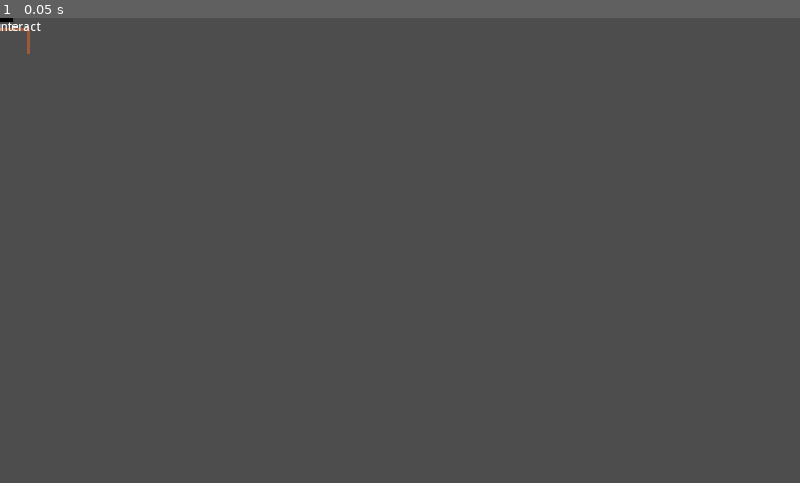
Above: before the commit, frame 1.
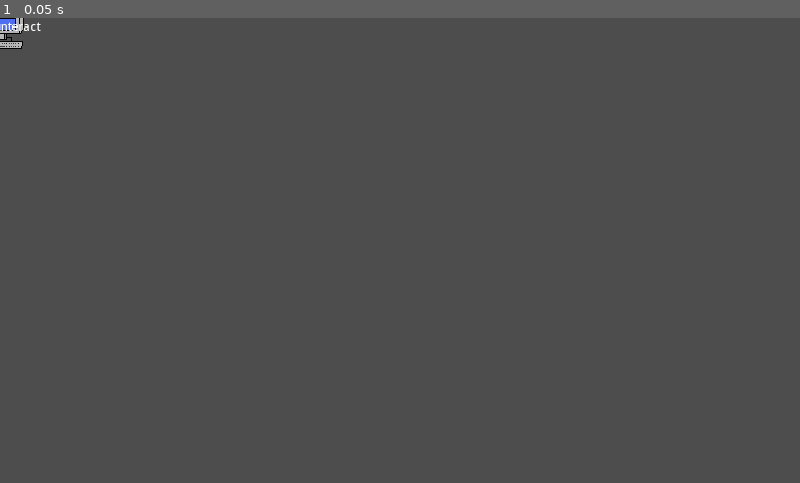
Above: after the commit, the same moment.

Repository: Azrex1/Godot-School_Project
Game: Godot game, scene res://computer.tscn
Same seed, same stepped clock (60 frames per second), same inputs: the game is played once before the commit and once after it. This scene is started directly instead of the project's main scene.
Inputs:
- Up to frame 1 (0.05 s): no input

The runs differ from the first frame. In frame 1, 0.2% of the frame differs, in the area x 0-4%, y 0-8%.

Commit message:
New PC Model

Diff:
--- a/computer.tscn
+++ b/computer.tscn
@@ -1,17 +1,19 @@
 [gd_scene load_steps=5 format=3 uid="uid://8t2ijfqxsa36"]
 
-[ext_resource type="Texture2D" uid="uid://crya1ahryf3aq" path="res://Interaction/pixil-frame-0.png" id="1_34v2m"]
 [ext_resource type="Script" path="res://computer.gd" id="1_w6q5m"]
 [ext_resource type="Script" path="res://Interaction/Interaction_Area/interaction_area.gd" id="2_2bwe4"]
+[ext_resource type="Texture2D" uid="uid://bctiao65dhae" path="res://pixil-frame-0 (9).png" id="2_un0ik"]
 
 [sub_resource type="RectangleShape2D" id="RectangleShape2D_roa5o"]
-size = Vector2(78, 65)
+size = Vector2(92, 78)
 
 [node name="Computer" type="Node2D"]
 script = ExtResource("1_w6q5m")
 
 [node name="Computer" type="Sprite2D" parent="."]
-texture = ExtResource("1_34v2m")
+position = Vector2(1.04086, 14.7143)
+scale = Vector2(0.0779183, 0.0714286)
+texture = ExtResource("2_un0ik")
 
 [node name="Interaction_Area" type="Area2D" parent="."]
 collision_layer = 2
@@ -19,5 +21,5 @@
 script = ExtResource("2_2bwe4")
 
 [node name="CollisionShape2D" type="CollisionShape2D" parent="Interaction_Area"]
-position = Vector2(1, 17.5)
+position = Vector2(4, 15)
 shape = SubResource("RectangleShape2D_roa5o")
